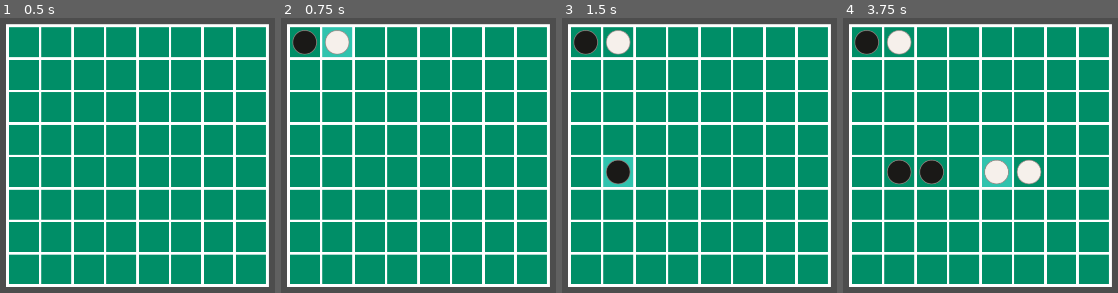
Above: before the commit, frames 1-4 (left to right).
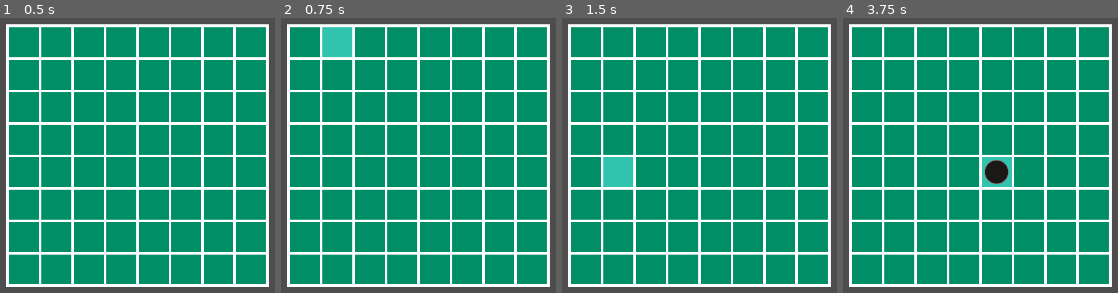
Above: after the commit, the same moments.

Repository: LStace/Reversi-Godot-4
Game: Godot game, scene res://scenes/main.tscn
Two runs of this game, one before a commit and one after it. Both use one fixed random seed, a clock stepped at 60 frames per second and the inputs below.
Inputs (mouse positions are in pixels of both pictures, inside the frame that each line leads up to):
- Up to frame 1 (0.5 s): no input
- Up to frame 2 (0.75 s): tap Enter at 0.5 s; move the mouse to (outside the picture) at 0.52 s; press the mouse at (outside the picture) at 0.53 s; hold Right (move_right) from 0.53 s (still down)
- Up to frame 3 (1.5 s): tap Space at 1.25 s; move the mouse to (617, 133) at 1.27 s; release Right (move_right) at 1.28 s; release the mouse at (617, 133) at 1.28 s; hold Down (move_down) from 1.28 s (still down); click (617, 133) at 1.35 s
- Up to frame 4 (3.75 s): tap Enter at 2, 3.5 s; move the mouse to (outside the picture) at 2.02 s; release Down (move_down) at 2.03 s; press the mouse at (outside the picture) at 2.03 s; hold Right (move_right) 2.03-2.78 s; tap Space at 2.75 s; move the mouse to (1016, 199) at 2.77 s; release the mouse at (1016, 199) at 2.78 s; hold Up (move_up) 2.78-3.53 s; click (1016, 199) at 2.85 s; move the mouse to (outside the picture) at 3.52 s; press the mouse at (outside the picture) at 3.53 s; hold Left (move_left) from 3.53 s (still down)

Frame 1 is identical in both runs. In frame 2, 1.3% of the frame differs, in the area x 4-26%, y 4-14%; in frame 3, 1.9%; in frame 4, 3.8%, in the area x 4-73%, y 4-61%.

Commit message:
Added Move Restrictions
Players can only place a disc in the centre if four turns have not passed. Otherwise, they are only able to place discs where they will create a line of opposing discs with their own discs on both ends.

Diff:
--- a/Reversi Game/scenes/tile.tscn
+++ b/Reversi Game/scenes/tile.tscn
@@ -22,5 +22,3 @@
 color = Color(0.403922, 1, 1, 0.466667)
 
 [connection signal="mouse_entered" from="." to="." method="_on_mouse_entered"]
-[connection signal="mouse_entered" from="HoverIndicator" to="." method="_on_hover_indicator_mouse_entered"]
-[connection signal="mouse_exited" from="HoverIndicator" to="." method="_on_hover_indicator_mouse_exited"]
--- a/Reversi Game/scripts/board.gd
+++ b/Reversi Game/scripts/board.gd
@@ -1,4 +1,6 @@
 extends GridContainer
+
+signal turn_completed(player_colour, turn)
 
 var tiles_in_grid : Array[Array]
 var current_tile = [null, Vector2i.ZERO]
@@ -20,13 +22,11 @@
 		tiles_in_grid[tile_number % 8][tile_number / 8] = i
 		i.board_index = Vector2i(tile_number % 8, tile_number / 8)
 		i.hovered_over_tile.connect(on_hovered_over_tile)
+		turn_completed.connect(i.on_turn_completed)
+		i.board = self
 		tile_number += 1
 
-
-
-# Called every frame. 'delta' is the elapsed time since the previous frame.
-func _process(delta):
-	pass
+	turn_completed.emit(is_player_dark, turn)
 
 
 #Handles input
@@ -56,8 +56,9 @@
 	#endregion
 
 	if event.is_action_pressed("select"):
-		current_tile[0].place_disc(is_player_dark)
-		next_turn()
+		if current_tile[0].legal_move:
+			current_tile[0].place_disc(is_player_dark)
+			start_turn()
 
 
 #Called when the player hovers over a tile and shows which tile is hovered over
@@ -67,6 +68,8 @@
 	current_tile[1] = tile.board_index
 	tile.get_node("HoverIndicator").visible = true
 
-func next_turn():
+
+func start_turn():
 	is_player_dark = !is_player_dark
 	turn += 1
+	turn_completed.emit(is_player_dark, turn)
--- a/Reversi Game/scripts/tile.gd
+++ b/Reversi Game/scripts/tile.gd
@@ -7,19 +7,18 @@
 var cur_disc : AnimatedSprite2D = null
 var cur_colour : bool
 var disc_animations = ["light_resting", "dark_resting"]
+var legal_move : bool = false
+var flip_tiles : Array
+var board = null
 
 # Called when the node enters the scene tree for the first time.
 func _ready():
 	$HoverIndicator.visible = false
 
 
-# Called every frame. 'delta' is the elapsed time since the previous frame.
-func _process(delta):
-	pass
-
-
 func _on_mouse_entered():
 	hovered_over_tile.emit(self)
+
 
 #Places a disc of the player's colour on the tile
 func place_disc(disc_colour):
@@ -30,3 +29,52 @@
 		cur_disc = disc
 		cur_colour = disc_colour
 		disc.play(disc_animations[int(cur_colour)])
+
+
+func on_turn_completed(player_colour, turn):
+	flip_tiles.clear()
+	legal_move = false
+
+	if cur_disc == null and board != null:
+		if turn > 4:
+			#check that a line of opposing discs between two player discs will be created
+			var directions = [
+				Vector2i.UP,
+				Vector2i(1,-1),
+				Vector2i.RIGHT,
+				Vector2i(1,1),
+				Vector2i.DOWN,
+				Vector2i(-1,1),
+				Vector2i.LEFT,
+				Vector2i(-1,-1)
+			]
+
+			for dir in directions:
+				var temp_flip_tiles : Array
+				for i in range(1,8):
+					# check that the tile to check is in the board range
+					if (
+							board_index.x + (dir.x * i) < 0 or
+							board_index.x + (dir.x * i) >= 8 or
+							board_index.y + (dir.y * i) < 0 or
+							board_index.y + (dir.y * i) >= 8
+					):
+						break
+					# check that a line can be made
+					var checkTile = board.tiles_in_grid[board_index.x + (dir.x * i)][board_index.y + (dir.y * i)]
+					if checkTile.cur_disc != null:
+						if checkTile.cur_colour == not player_colour:
+							temp_flip_tiles.append(checkTile)
+						elif i != 1:
+							legal_move = true
+							for tile in temp_flip_tiles:
+								flip_tiles.append(i)
+							break
+					else:
+						break
+		# check that tile is in the centre of the board
+		elif (
+				(board_index.x == 3 or board_index.x == 4)
+				and (board_index.y == 3 or board_index.y == 4)
+		):
+			legal_move = true
